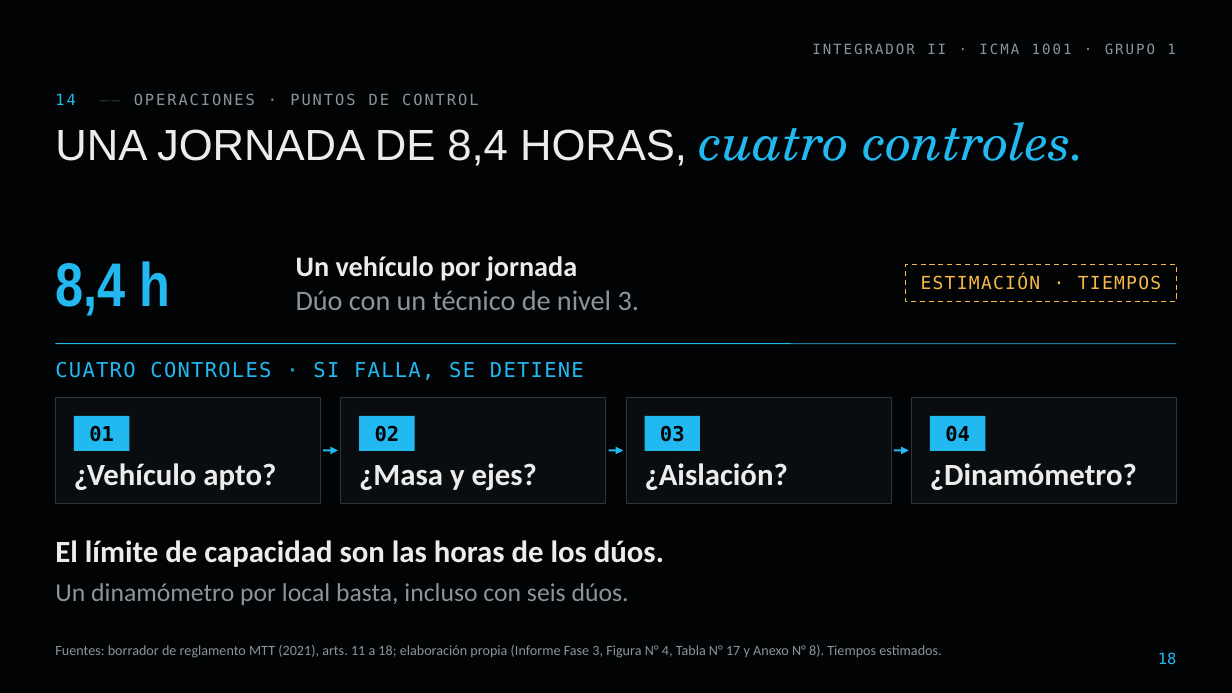
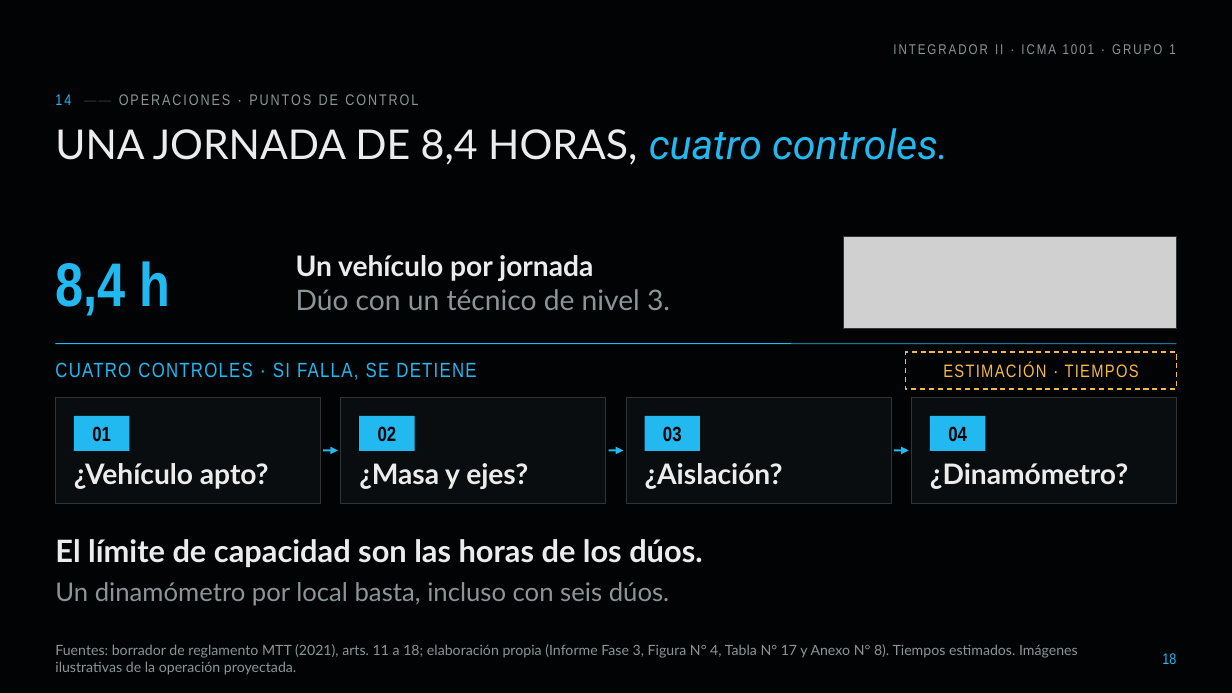
Before and after one commit to diegoaam0109-ux/lumine, a slide deck: slide 18 of fase-3/Grupo_01_LumineMotors_Fase3.pptx. Drawn at 1232x693 pixels with LibreOffice and Linux fonts; fonts in the diff are those of the drawing; grey boxes stand for pictures; background and template pictures are left out. Boxes give left, top, right and bottom in pixels: in the first picture for what was removed or moved away, otherwise in the second. Text is boxed around its words. In the diff, an @@ line names an element or a change of style, - is before the commit and + after.

```diff
--- a/fase-3/Grupo_01_LumineMotors_Fase3.pptx
+++ b/fase-3/Grupo_01_LumineMotors_Fase3.pptx
@@ title "UNA JORNADA DE 8,4 HORAS, ..." at [55, 128, 948, 165]: size 34 to 32 pt, font Arial to Lato in "UNA JORNADA DE 8,4 HORAS,"; size 40 to 32 pt, font TeX Gyre Schola to Roboto in "cuatro controles." @@
@@ picture added at [844, 237, 1177, 329] @@
@@ rectangle added at [844, 237, 1177, 329], outline #2E3438 0.75 pt @@
@@ font Calibri to Lato in 3 elements at [55, 539, 702, 567], [55, 582, 670, 606], [296, 255, 670, 310] @@
@@ rectangle: place and size @@
-rectangle at [906, 264, 1177, 301]
+rectangle at [906, 352, 1177, 389]
@@ font DejaVu Sans Mono to Arial Narrow in 9 elements at [893, 44, 1175, 54], [55, 94, 418, 105], [55, 362, 476, 380], [92, 426, 111, 441], [378, 426, 397, 441], [663, 426, 682, 442], [948, 426, 967, 441], [1162, 653, 1176, 664], [943, 363, 1139, 377] @@
@@ text "ESTIMACIÓN · TIEMPOS": place and size @@
-text "ESTIMACIÓN · TIEMPOS" at [921, 275, 1161, 290]
+text "ESTIMACIÓN · TIEMPOS" at [943, 363, 1139, 377]
@@ size 24 to 22 pt, font Calibri to Lato in 4 elements at [74, 463, 269, 489], [359, 463, 528, 489], [645, 463, 783, 489], [930, 463, 1128, 489] @@
@@ text at [55, 644, 1078, 675]: text changed; font Calibri to Lato @@
-Fuentes: borrador de reglamento MTT (2021), arts. 11 a 18; elaboración propia (Informe Fase 3, Figura N° 4, Tabla N° 17 y Anexo N° 8). Tiempos estimados.
+Fuentes: borrador de reglamento MTT (2021), arts. 11 a 18; elaboración propia (Informe Fase 3, Figura N° 4, Tabla N° 17 y Anexo N° 8). Tiempos estimados. Imágenes ilustrativas de la operación proyectada.
```
Also in this commit, not shown: 34 other slides changed, 23 other files.
